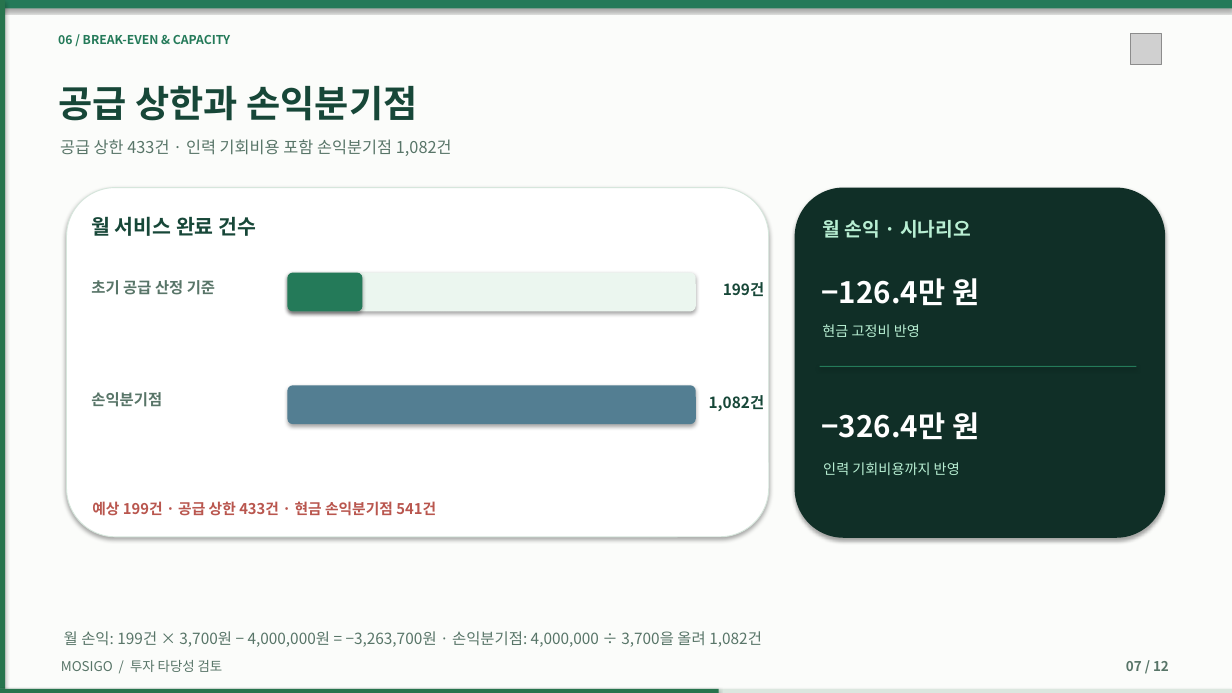
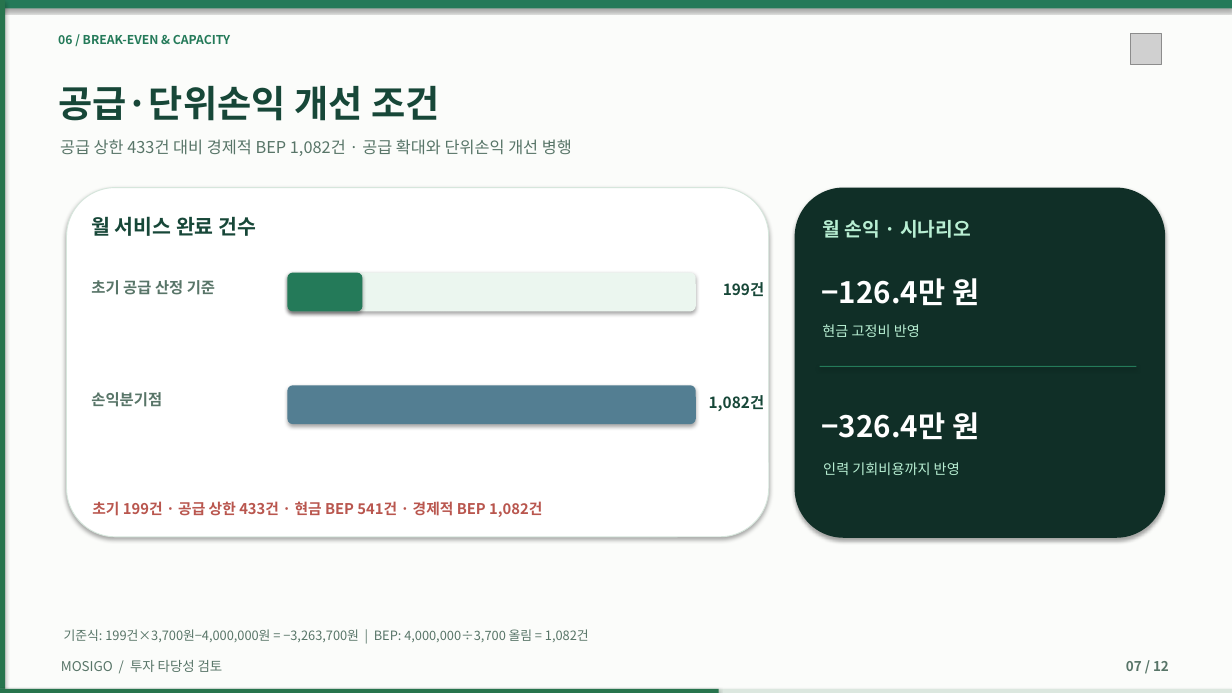
Before and after one commit to dohyunkimmm/mosigo-case-study, a slide deck: slide 7 of downloads/MOSIGO_IR_Investment_Review_12slides.pptx. Drawn at 1232x693 pixels with LibreOffice and Linux fonts; fonts in the diff are those of the drawing; grey boxes stand for pictures. Boxes give left, top, right and bottom in pixels: in the first picture for what was removed or moved away, otherwise in the second. Text is boxed around its words. In the diff, an @@ line names an element or a change of style, - is before the commit and + after.

```diff
--- a/downloads/MOSIGO_IR_Investment_Review_12slides.pptx
+++ b/downloads/MOSIGO_IR_Investment_Review_12slides.pptx
@@ text at [58,86,439,121]: text changed @@
-공급 상한과 손익분기점
+공급·단위손익 개선 조건
@@ text at [60,139,572,156]: text changed @@
-공급 상한 433건 · 인력 기회비용 포함 손익분기점 1,082건
+공급 상한 433건 대비 경제적 BEP 1,082건 · 공급 확대와 단위손익 개선 병행
@@ text at [92,501,542,517]: text changed @@
-예상 199건 · 공급 상한 433건 · 현금 손익분기점 541건
+초기 199건 · 공급 상한 433건 · 현금 BEP 541건 · 경제적 BEP 1,082건
@@ text at [64,629,589,642]: text changed; size 12 to 10 pt @@
-월 손익: 199건 × 3,700원 − 4,000,000원 = −3,263,700원 · 손익분기점: 4,000,000 ÷ 3,700을 올려 1,082건
+기준식: 199건×3,700원−4,000,000원 = −3,263,700원 | BEP: 4,000,000÷3,700 올림 = 1,082건
```
Also in this commit, not shown: 6 other slides changed, 15 other files.
